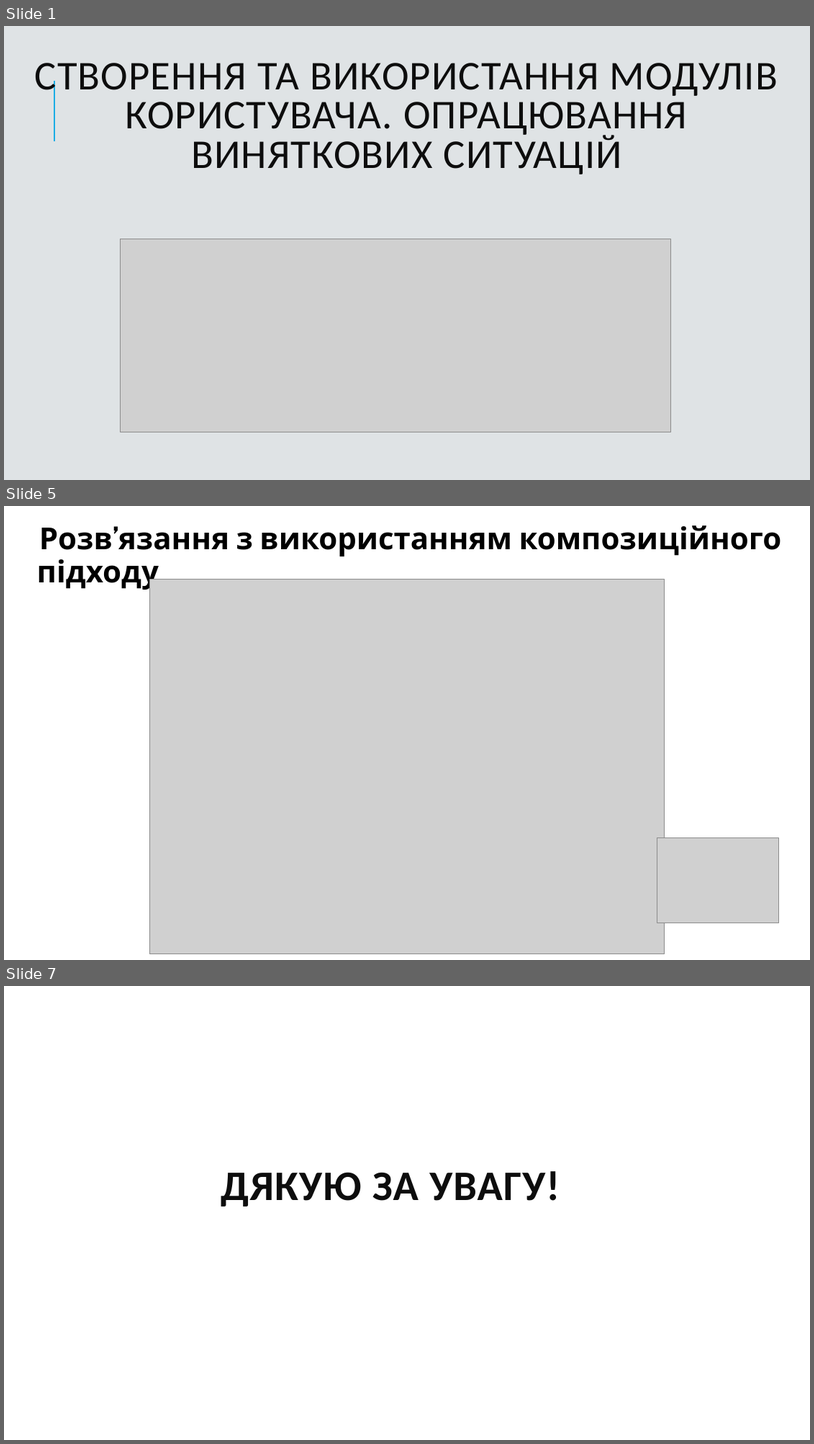
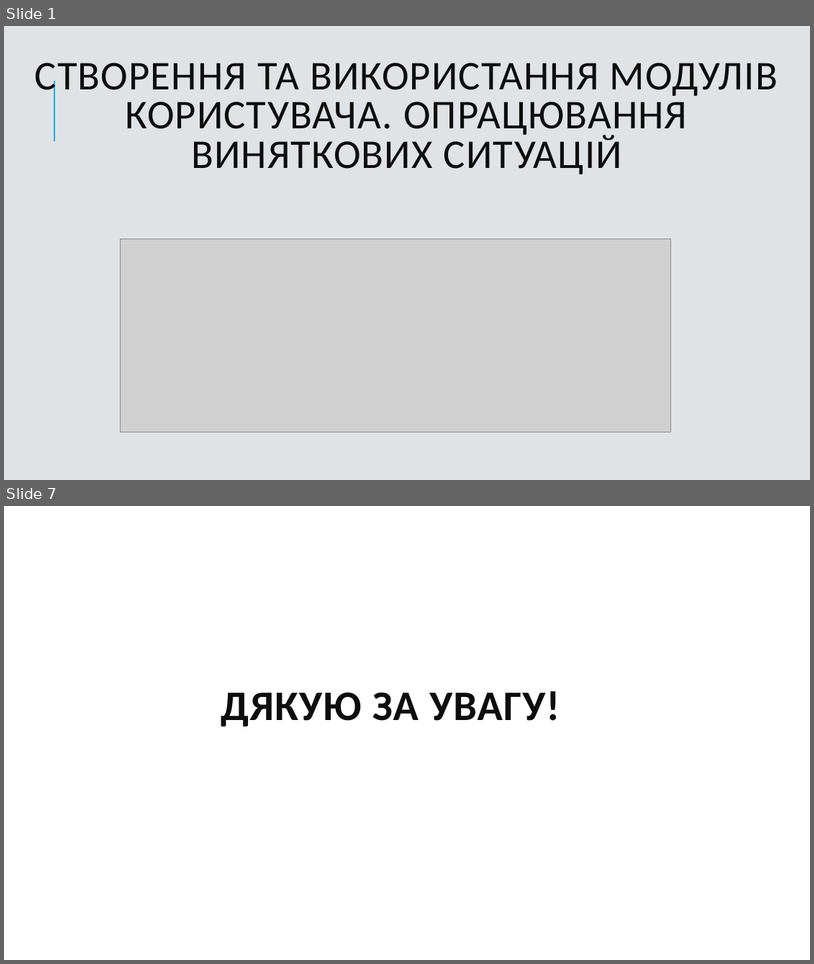
Before and after one commit to Zelenskiy/informatics_10_prof, a slide deck: Урок 45, 46. Створення та використання модулів користувача. Опрацювання виняткових ситуацій/Створення та використання модулів користувача. Опрацювання виняткових ситуацій.pptx. Shown one above the other, each under a label of ours: slides 1, 5 and 7 before the commit, slides 1 and 7 after it; the slides between them are not shown. The pictures are 814x1444 and 814x964 pixels, drawn with LibreOffice and Linux fonts; fonts in the diff are those of the drawing; grey boxes stand for pictures. Boxes give left, top, right and bottom in pixels: in the first picture for what was removed or moved away, otherwise in the second. Text is boxed around its words. In the diff, an @@ line names an element or a change of style, - is before the commit and + after.

```diff
--- a/Урок 45, 46. Створення та використання модулів користувача. Опрацювання виняткових ситуацій/Створення та використання модулів користувача. Опрацювання виняткових ситуацій.pptx
+++ b/Урок 45, 46. Створення та використання модулів користувача. Опрацювання виняткових ситуацій/Створення та використання модулів користувача. Опрацювання виняткових ситуацій.pptx
@@ slide 5 removed at bbox=[4, 506, 810, 960], background #FFFFFF @@
@@ text removed at bbox=[37, 525, 782, 590] @@
-  Розв’язання з використанням композиційного підходу
@@ picture removed at bbox=[149, 579, 665, 954] @@
@@ picture removed at bbox=[658, 837, 779, 922] @@
```
Also in this commit, not shown: 2 slides changed, 3 slides added, 2 other slides removed, 4 other files.
